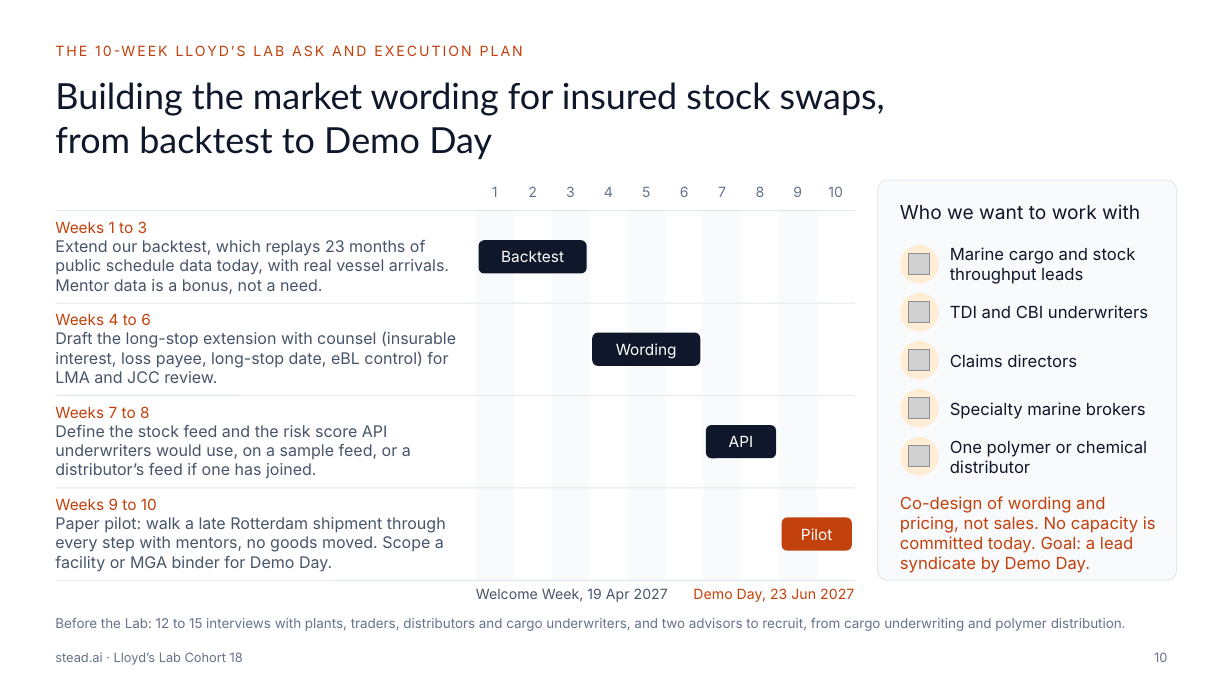
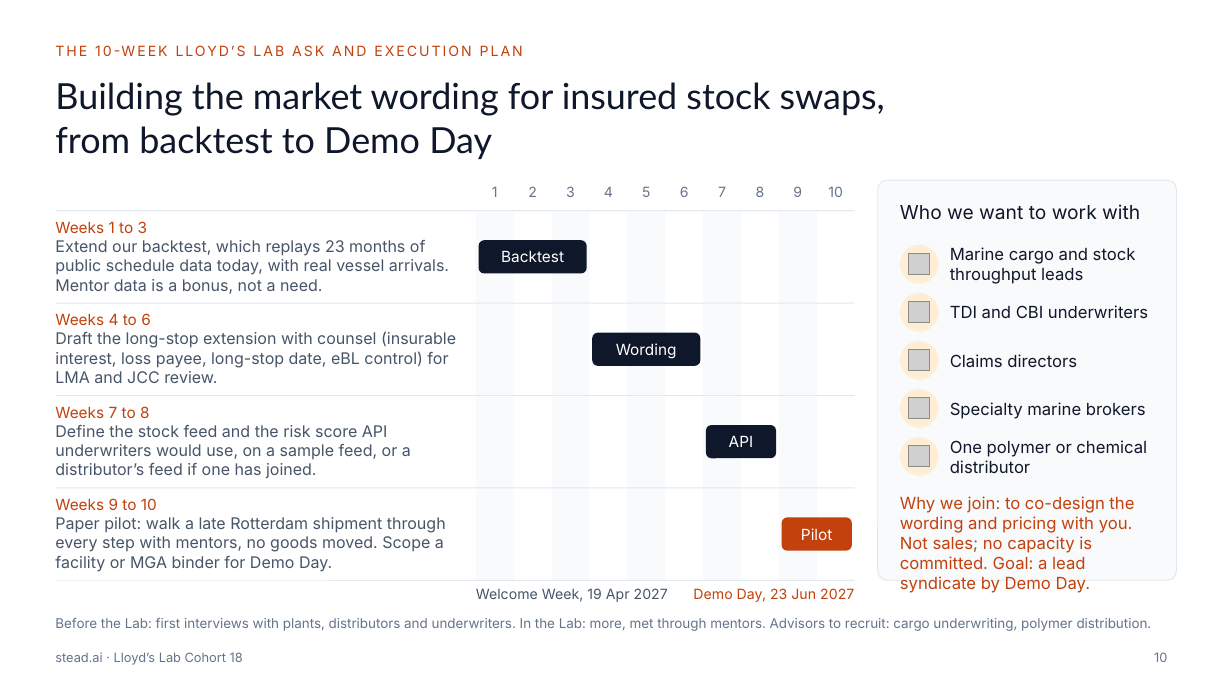
Before and after one commit to UdiRuni/stead-ai, a slide deck: slide 10 of docs/deck/stead.ai_Stock_Swap_Pitch_Deck_Short.pptx. Drawn at 1232x693 pixels with LibreOffice and Linux fonts; fonts in the diff are those of the drawing; grey boxes stand for pictures. Boxes give left, top, right and bottom in pixels: in the first picture for what was removed or moved away, otherwise in the second. Text is boxed around its words. In the diff, an @@ line names an element or a change of style, - is before the commit and + after.

```diff
--- a/docs/deck/stead.ai_Stock_Swap_Pitch_Deck_Short.pptx
+++ b/docs/deck/stead.ai_Stock_Swap_Pitch_Deck_Short.pptx
@@ text at <box>900,496,1134,593</box>: text changed @@
-Co-design of wording and pricing, not sales. No capacity is committed today. Goal: a lead syndicate by Demo Day.
+Why we join: to co-design the wording and pricing with you. Not sales; no capacity is committed. Goal: a lead syndicate by Demo Day.
@@ text at <box>55,618,1152,631</box>: text changed @@
-Before the Lab: 12 to 15 interviews with plants, traders, distributors and cargo underwriters, and two advisors to recruit, from cargo underwriting and polymer distribution.
+Before the Lab: first interviews with plants, distributors and underwriters. In the Lab: more, met through mentors. Advisors to recruit: cargo underwriting, polymer distribution.
```
Also in this commit, not shown: 1 other slide changed, 4 other files.
